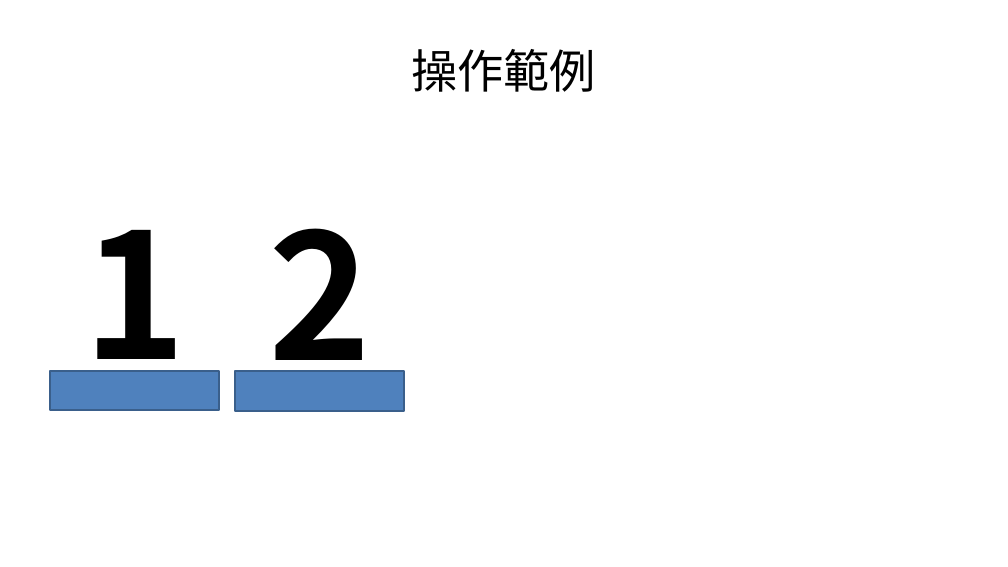
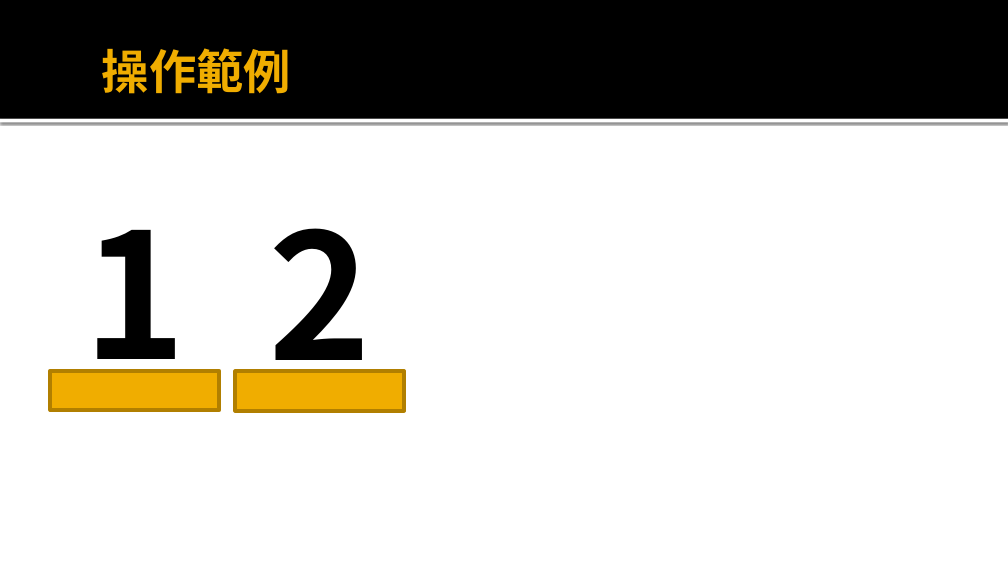
Before and after one commit to HCTsai/stylish_gesture_control, a slide deck: slide 4 of data/presentation_demo.pptx. Drawn at 1008x567 pixels with LibreOffice and Linux fonts; fonts in the diff are those of the drawing. Boxes give left, top, right and bottom in pixels: in the first picture for what was removed or moved away, otherwise in the second. Text is boxed around its words. In the diff, an @@ line names an element or a change of style, - is before the commit and + after.

```diff
--- a/data/presentation_demo.pptx
+++ b/data/presentation_demo.pptx
@@ rectangle added at (x1=0, y1=0, x2=1008, y2=119), fill #000000 @@
@@ title "操作範例" at (x1=102, y1=48, x2=291, y2=94): size 44 to 45 pt, text colour #000000 to #F0AD00, bold on; alignment centre to left @@
@@ rectangle added at (x1=0, y1=119, x2=1008, y2=123), fill #FFFFFF @@
@@ rectangle at (x1=51, y1=371, x2=219, y2=410): fill #4F81BD to #F0AD00; outline #3A5F8C 2 pt to #B28000 3.78 pt @@
@@ rectangle at (x1=235, y1=371, x2=404, y2=411): fill #4F81BD to #F0AD00; outline #3A5F8C 2 pt to #B28000 3.78 pt @@
```
Also in this commit, not shown: 11 other slides changed, 1 slide added, 1 slide removed, 12 other files.
